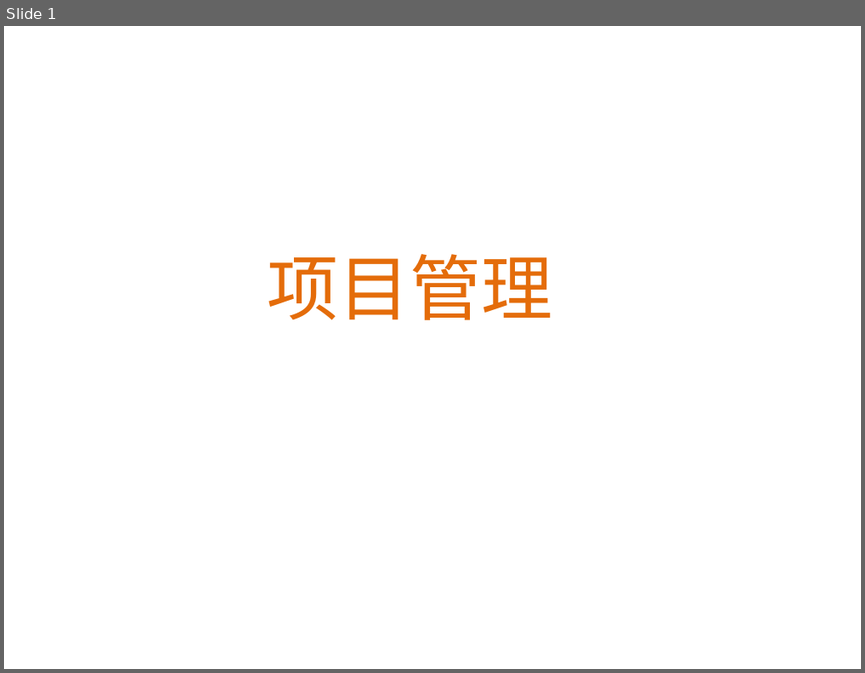
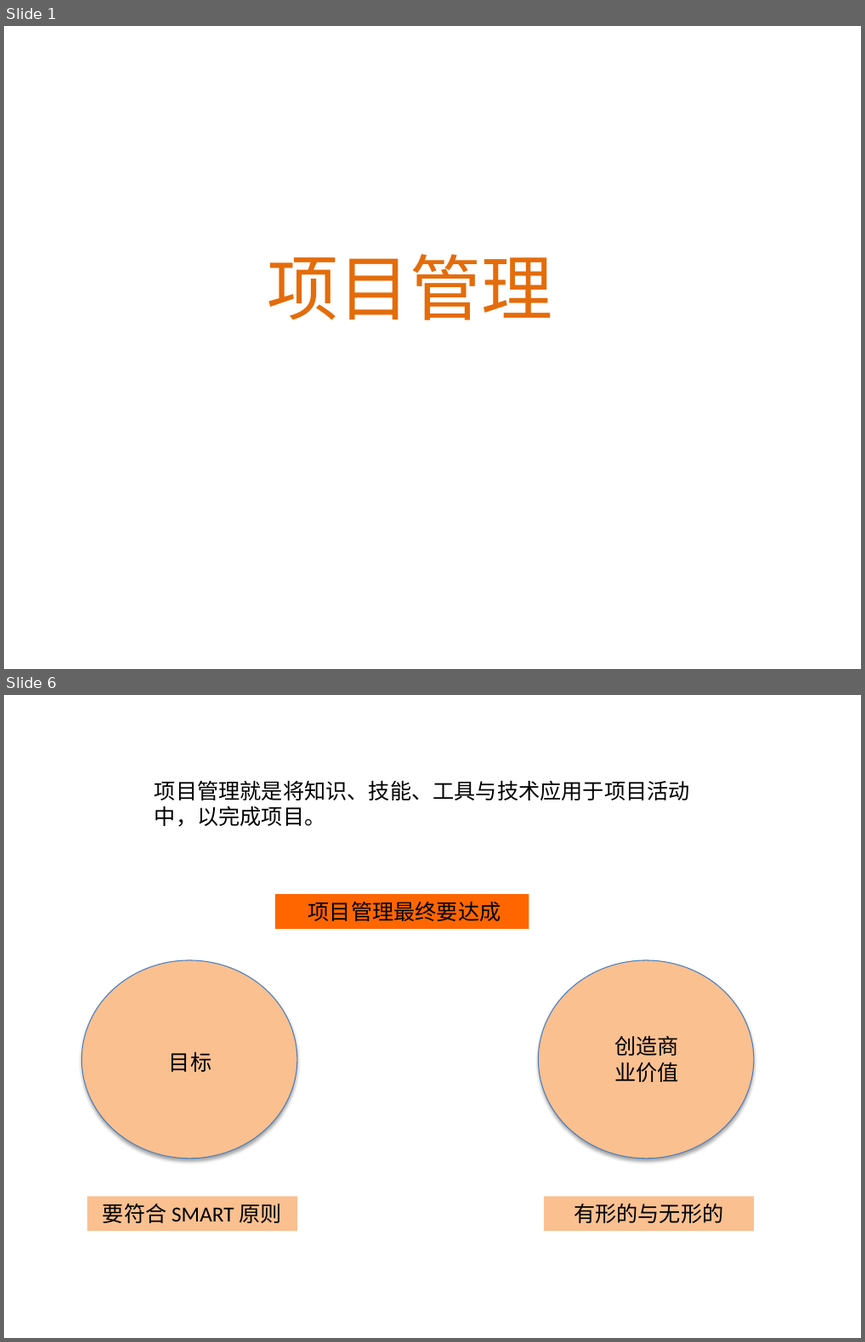
Before and after one commit to itwyhuaing/ProjectM, a slide deck: HaiNaBian_PM知识分享/201812/PM.pptx. Shown one above the other, each under a label of ours: slide 1 before the commit, slides 1 and 6 after it; the slides between them are not shown. The pictures are 865x673 and 865x1342 pixels, drawn with LibreOffice and Linux fonts; fonts in the diff are those of the drawing; background and template pictures are left out. Boxes give left, top, right and bottom in pixels: in the first picture for what was removed or moved away, otherwise in the second. Text is boxed around its words. In the diff, an @@ line names an element or a change of style, - is before the commit and + after.

```diff
--- a/HaiNaBian_PM知识分享/201812/PM.pptx
+++ b/HaiNaBian_PM知识分享/201812/PM.pptx
@@ slide 6 added at [4, 695, 861, 1338], background picture (left out) @@
@@ text added at [154, 780, 690, 827], 18 pt, text #000000 @@
+项目管理就是将知识、技能、工具与技术应用于项目活动中，以完成项目。
@@ rectangle added at [275, 894, 528, 928], fill #FF6600, 18 pt, text #000000 @@
+项目管理最终要达成
@@ ellipse added at [82, 960, 297, 1158], fill #FAC090, outline #4B7EBC 0.75 pt @@
@@ ellipse added at [538, 960, 753, 1158], fill #FAC090, outline #4B7EBC 0.75 pt @@
@@ text added at [169, 1051, 211, 1072], 18 pt, text #000000 @@
+目标
@@ text added at [614, 1035, 679, 1082], 18 pt, text #000000 @@
+创造商业价值
@@ rectangle added at [87, 1197, 297, 1231], fill #FAC090, 18 pt, text #000000 @@
+要符合 SMART 原则
@@ rectangle added at [544, 1197, 754, 1231], fill #FAC090, 18 pt, text #000000 @@
+有形的与无形的
```
Also in this commit, not shown: 3 slides changed, 7 other slides added, 2 slides removed, 1 other file.
